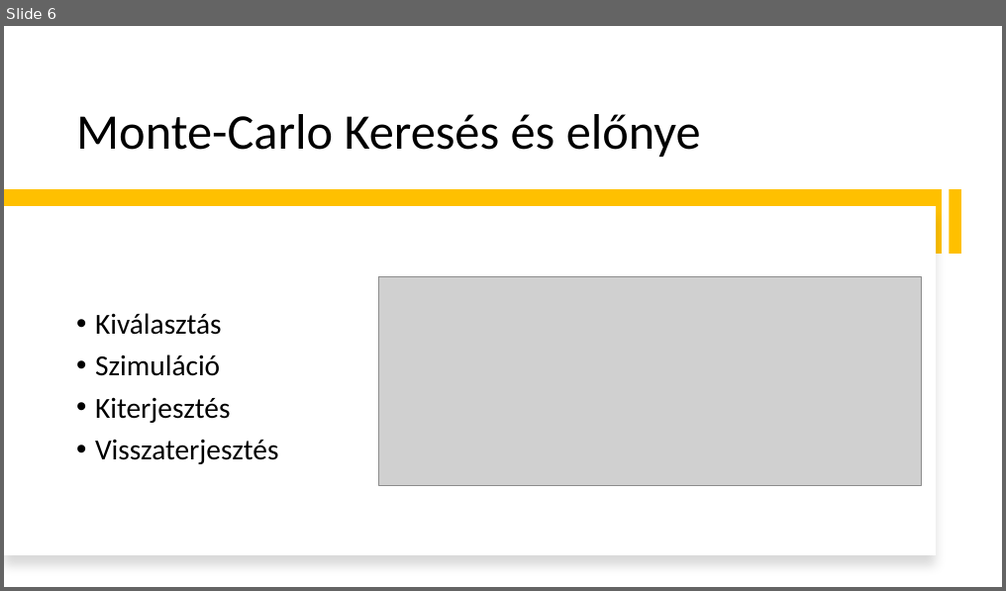
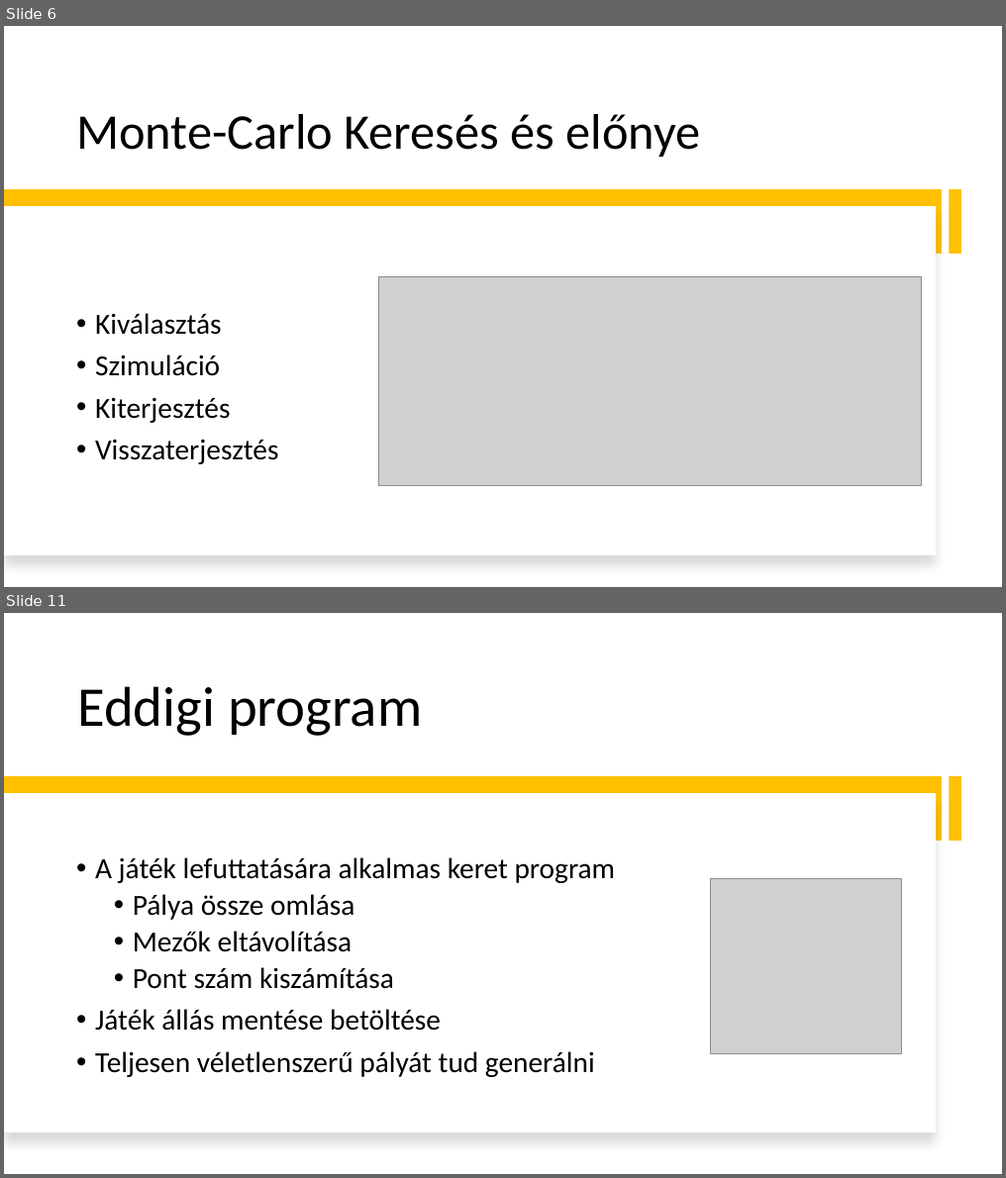
Before and after one commit to DrCash-KMark/uniBscProject, a slide deck: Documents/Bemutató.pptx. Shown one above the other, each under a label of ours: slide 6 before the commit, slides 6 and 11 after it; the slides between them are not shown. The pictures are 1006x591 and 1006x1178 pixels, drawn with LibreOffice and Linux fonts; fonts in the diff are those of the drawing; grey boxes stand for pictures. Boxes give left, top, right and bottom in pixels: in the first picture for what was removed or moved away, otherwise in the second. Text is boxed around its words. In the diff, an @@ line names an element or a change of style, - is before the commit and + after.

```diff
--- a/Documents/Bemutató.pptx
+++ b/Documents/Bemutató.pptx
@@ slide 11 added at box(4, 613, 1002, 1174), background #FFFFFF @@
@@ title added at box(77, 686, 422, 736), 54 pt, text #000000 @@
+Eddigi program
@@ rectangle added at box(4, 777, 943, 841), fill #FFC000 @@
@@ rectangle added at box(948, 777, 961, 841), fill #FFC000 @@
@@ rectangle added at box(4, 793, 936, 1134), fill #FFFFFF @@
@@ text added at box(95, 858, 616, 1077), 28 pt, text #000000 @@
+• A játék lefuttatására alkalmas keret program
+  • Pálya össze omlása
+  • Mezők eltávolítása
+  • Pont szám kiszámítása
+• Játék állás mentése betöltése
+• Teljesen véletlenszerű pályát tud generálni
@@ picture added at box(710, 878, 902, 1054) @@
```
Also in this commit, not shown: 2 slides changed, 5 other slides added, 1 slide removed, 7 other files.
